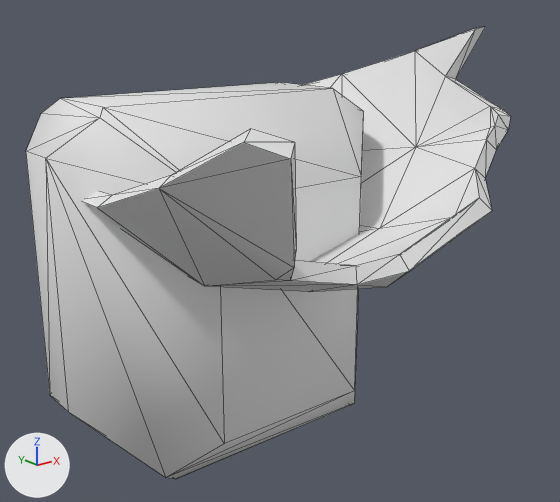
The FBX model Assets/Stylized_Egypt/Meshes/props/SM_jug_broken_03.fbx, before and after one commit.
Both versions are drawn from a camera (50 mm lens) standing at (-0.658, -0.77, 0.358) and looking at (-0.001, 0.05, 0.03). The lights are fixed; the arrows at lower left show +X, +Y and +Z. Mesh edges are drawn as thin lines. Where no turn or scale is listed for an object, it has been applied to the vertices.

The scene before the commit, as lines of its bpy script (objects in view):
```python
me_sm_jug_broken_03 = bpy.data.meshes.new('SM_jug_broken_03')
me_sm_jug_broken_03.from_pydata(...)  # 74 vertices, 144 faces; spans x -0.292..0.292, y -0.243..0.292, z -0.004..0.333
me_sm_jug_broken_03.materials.append(mat_mi_jug_01_inst)  # its picture is missing
me_sm_jug_broken_03_convexhulls = bpy.data.meshes.new('SM_jug_broken_03_ConvexHulls')
me_sm_jug_broken_03_convexhulls.from_pydata(...)  # 30 vertices, 56 faces; spans x -29.3..29.3, y -0.5..33.5, z -29.3..24.4
me_sm_jug_broken_03_convexhulls.polygons.foreach_set('use_smooth', [True] * 56)
me_sm_jug_broken_03_convexhulls.materials.append(mat_mi_jug_01_inst)  # its picture is missing
ob_sm_jug_broken_03 = bpy.data.objects.new('SM_jug_broken_03', me_sm_jug_broken_03)
ob_sm_jug_broken_03.location = (0.0, 0.0, 0.0)
ob_sm_jug_broken_03_convexhulls = bpy.data.objects.new('SM_jug_broken_03_ConvexHulls', me_sm_jug_broken_03_convexhulls)
ob_sm_jug_broken_03_convexhulls.location = (0.0, 0.0, 0.0)
ob_sm_jug_broken_03_convexhulls.scale = (0.01, 0.01, 0.01)
```
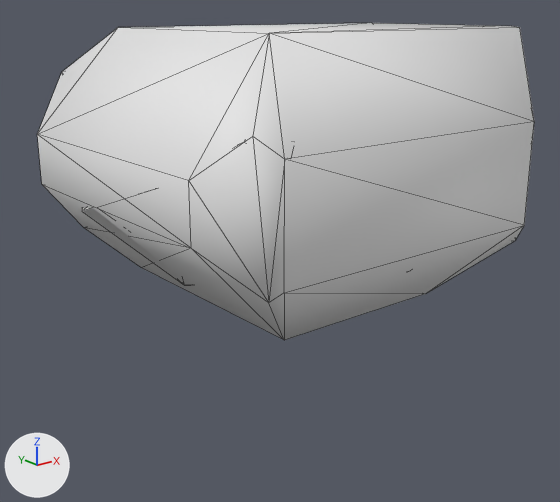
What differs and where, as boxes (x1, y1, x2, y2) in the pictures (560 x 502 px):
'SM_jug_broken_03_ConvexHulls', moved, rescaled (47% wider, 20% shorter)
    before: (26, 82, 364, 479)
    after: (37, 23, 534, 340)
'SM_jug_broken_03_LOD1', added
    after: (82, 207, 189, 285)
'SM_jug_broken_03', unchanged, covered by the edit
    before: (82, 26, 511, 292)

The edits, one by one:
Mesh me_sm_jug_broken_03_001 is new.
It has 38 vertices, 72 faces and spans x -0.292..0.292, y -0.243..0.292, z -0.012..0.333.
It uses material mat_mi_jug_01_inst (its picture is missing).
In object 'SM_jug_broken_03_ConvexHulls' (ob_sm_jug_broken_03_convexhulls), parent is now set to ob_sm_jug_broken_38.
Object 'SM_jug_broken_03_ConvexHulls' (ob_sm_jug_broken_03_convexhulls) is rescaled from (0.01, 0.01, 0.01) to (1.0, 1.0, 1.0).
Object 'SM_jug_broken_38' (ob_sm_jug_broken_38) is new.
Its location is (0.0, 0.0, 0.0).
Its rotation in degrees is (90, 0, 0).
Its scale is (0.01, 0.01, 0.01).
Object 'SM_jug_broken_03_LOD1' (ob_sm_jug_broken_03_lod1) is new; it shows me_sm_jug_broken_03_001.
Its location is (0.0, 0.0, 0.0).
